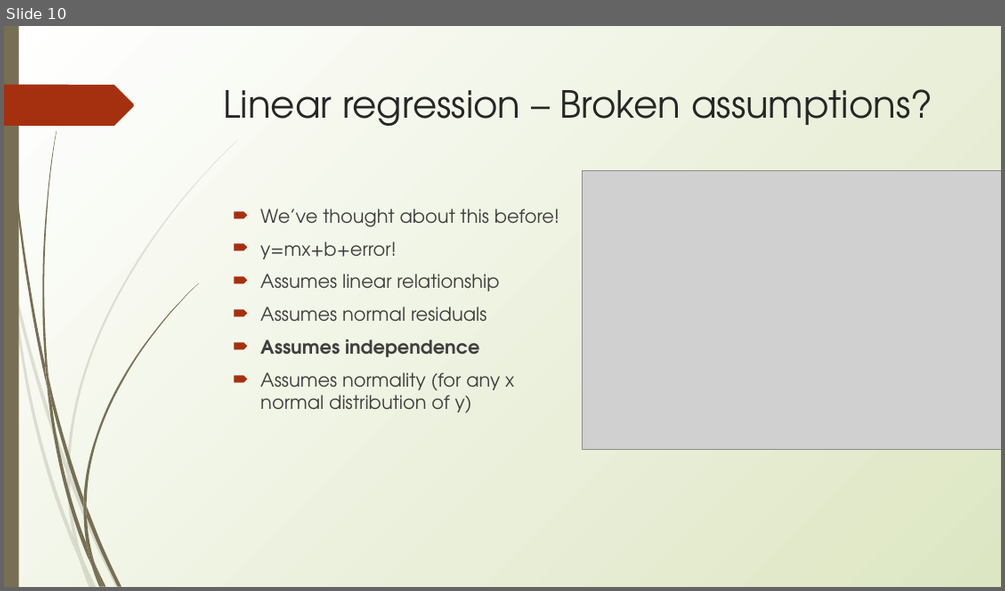
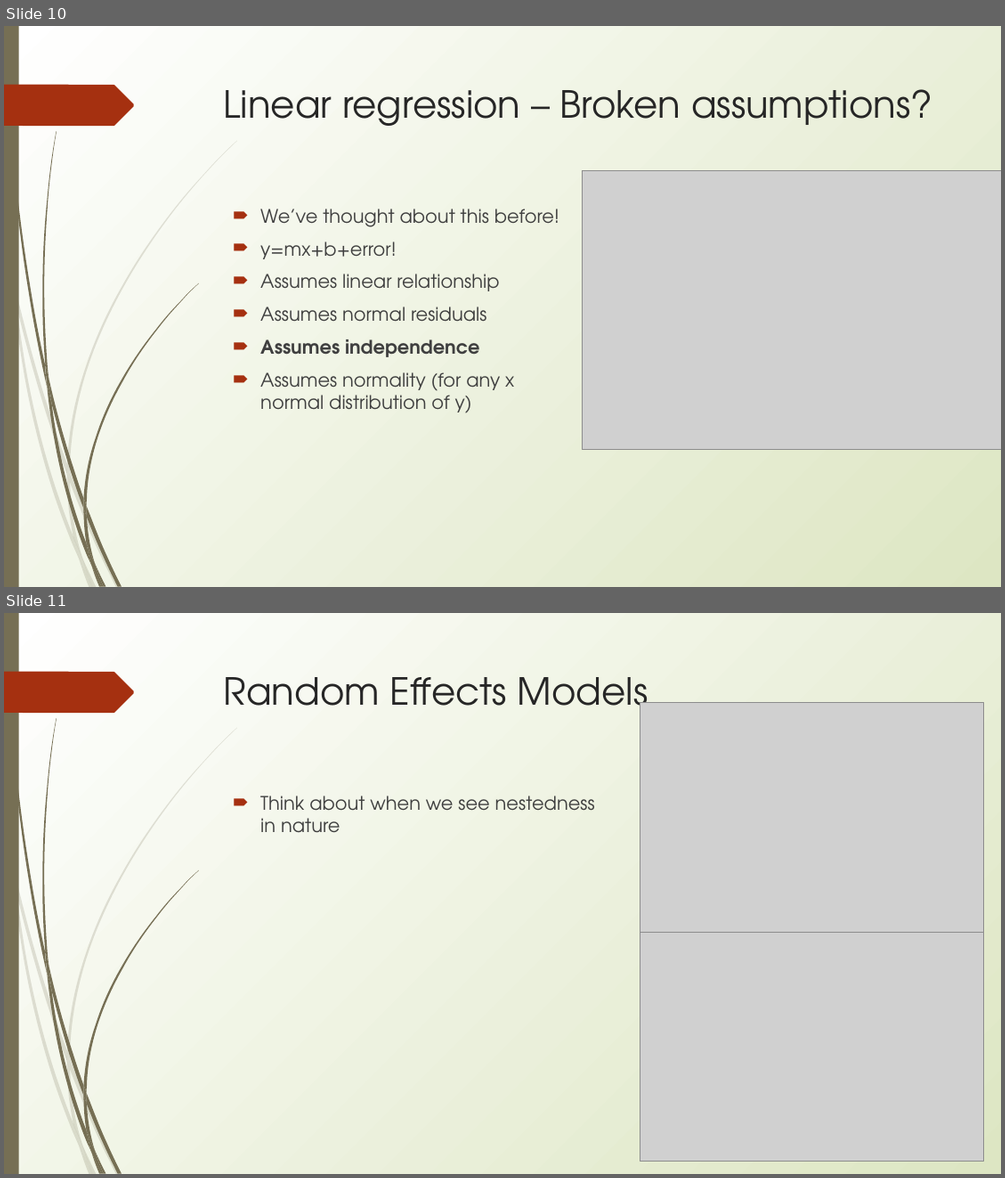
Before and after one commit to erynmcfarlane/GraduateStatsClass, a slide deck: Lecture6.pptx. Shown one above the other, each under a label of ours: slide 10 before the commit, slides 10 and 11 after it. The pictures are 1005x591 and 1005x1178 pixels, drawn with LibreOffice and Linux fonts; fonts in the diff are those of the drawing; grey boxes stand for pictures. Boxes give left, top, right and bottom in pixels: in the first picture for what was removed or moved away, otherwise in the second. Text is boxed around its words. In the diff, an @@ line names an element or a change of style, - is before the commit and + after.

```diff
--- a/Lecture6.pptx
+++ b/Lecture6.pptx
@@ slide 11 added at [4,613,1001,1174], background gradient #FFFFFF to #DDE6C3; not listed: 24 template elements that a slide beside it also shows @@
@@ title added at [224,677,648,722], 36 pt, text #262626 @@
+Random Effects Models
@@ picture added at [639,703,984,933] @@
@@ text added at [260,795,595,833], 18 pt, text #3F3F3F @@
+🠶 Think about when we see nestedness in nature
@@ picture added at [639,932,984,1161] @@
```
Also in this commit, not shown: 1 slide changed, 4 other slides added.
